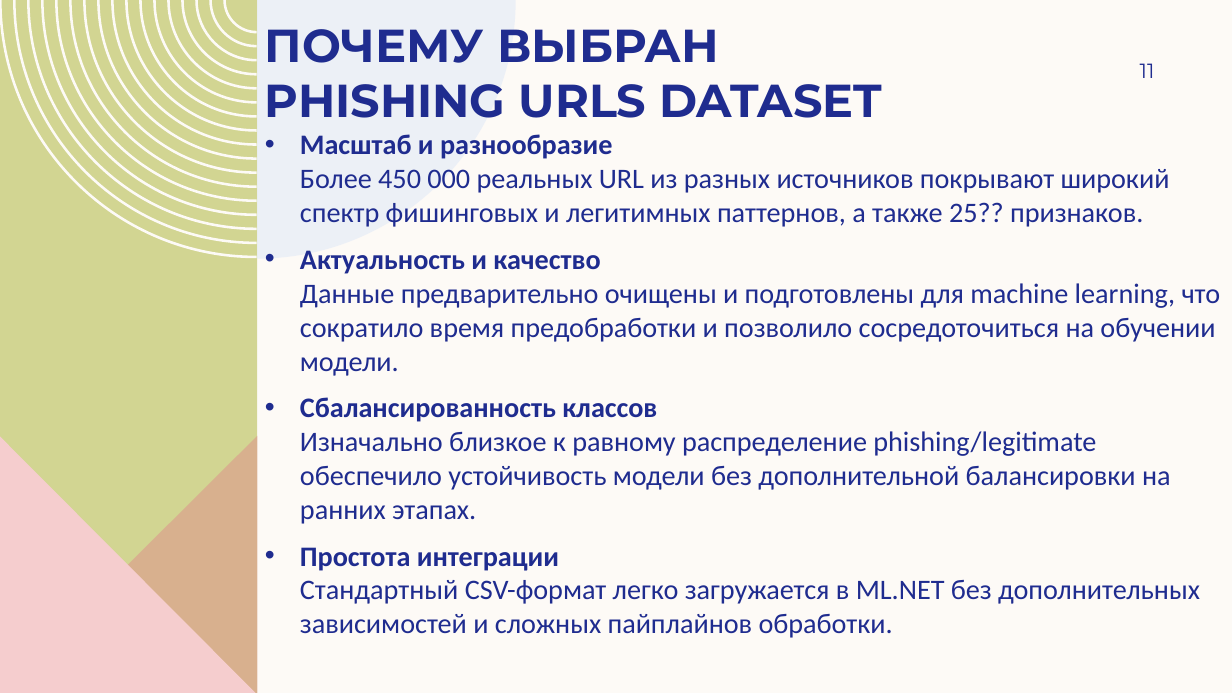
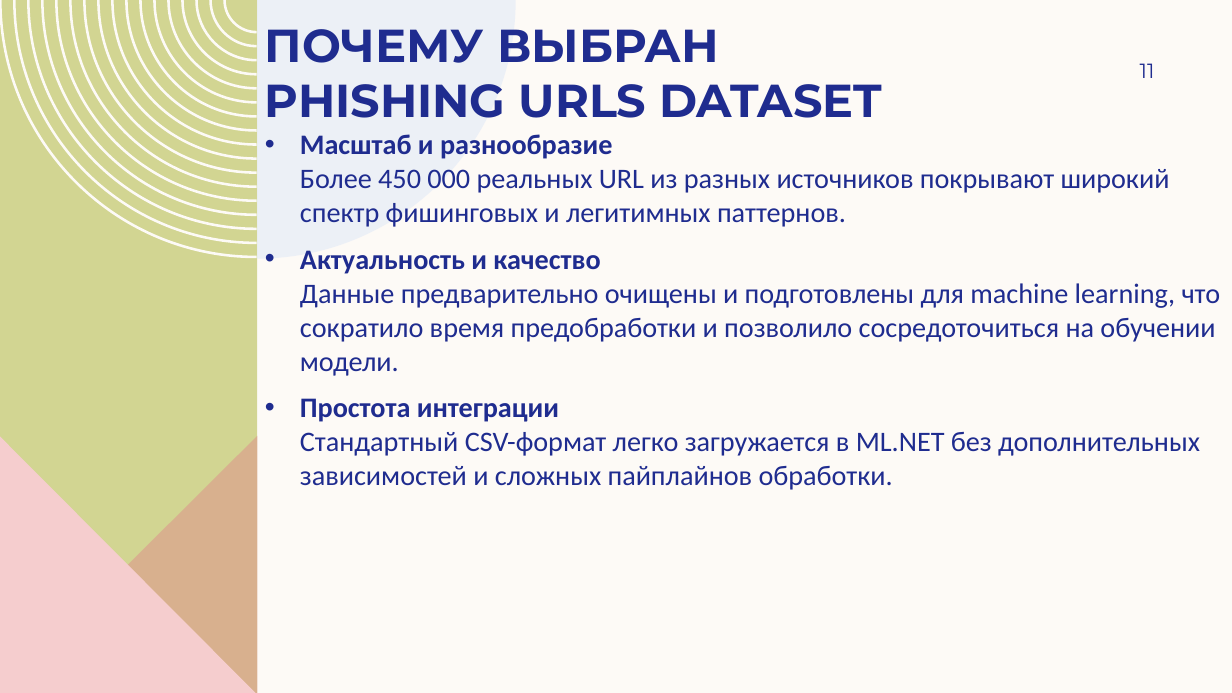
Before and after one commit to andreyilych/cs2valvesoftware, a slide deck: slide 11 of анализатор подозрительности доменных имен (DNS).pptx. Drawn at 1232x693 pixels with LibreOffice and Linux fonts; fonts in the diff are those of the drawing. Boxes give left, top, right and bottom in pixels: in the first picture for what was removed or moved away, otherwise in the second. Text is boxed around its words. In the diff, an @@ line names an element or a change of style, - is before the commit and + after.

```diff
--- a/анализатор подозрительности доменных имен (DNS).pptx
+++ b/анализатор подозрительности доменных имен (DNS).pptx
@@ text at (300,134,1170,227): text changed @@
-• Масштаб и разнообразие
-  Более 450 000 реальных URL из разных источников покрывают широкий спектр фишинговых и легитимных паттернов, а также 25?? признаков.
+• Масштаб и разнообразие
+  Более 450 000 реальных URL из разных источников покрывают широкий спектр фишинговых и легитимных паттернов.
@@ text at (300,397,1171,524): paragraph removed @@
-• Сбалансированность классов
-  Изначально близкое к равному распределение phishing/legitimate обеспечило устойчивость модели без дополнительной балансировки на ранних этапах.
```
Also in this commit, not shown: 3 other slides changed.
